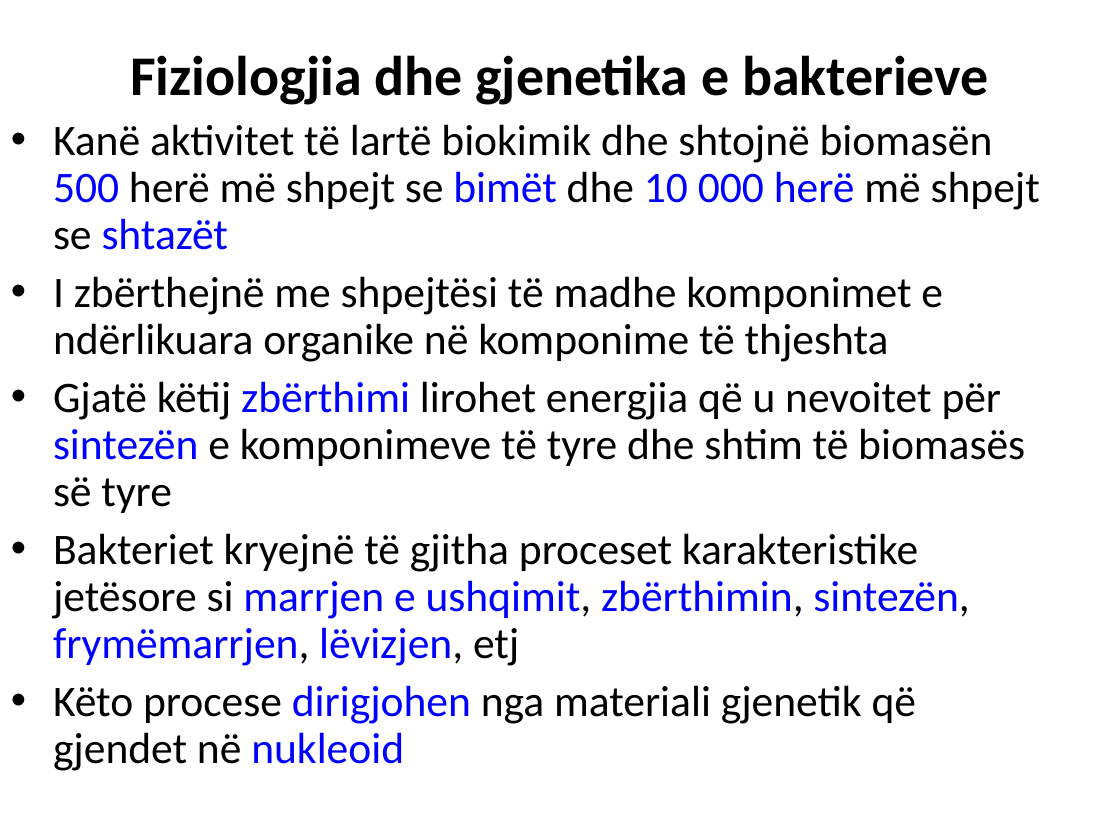
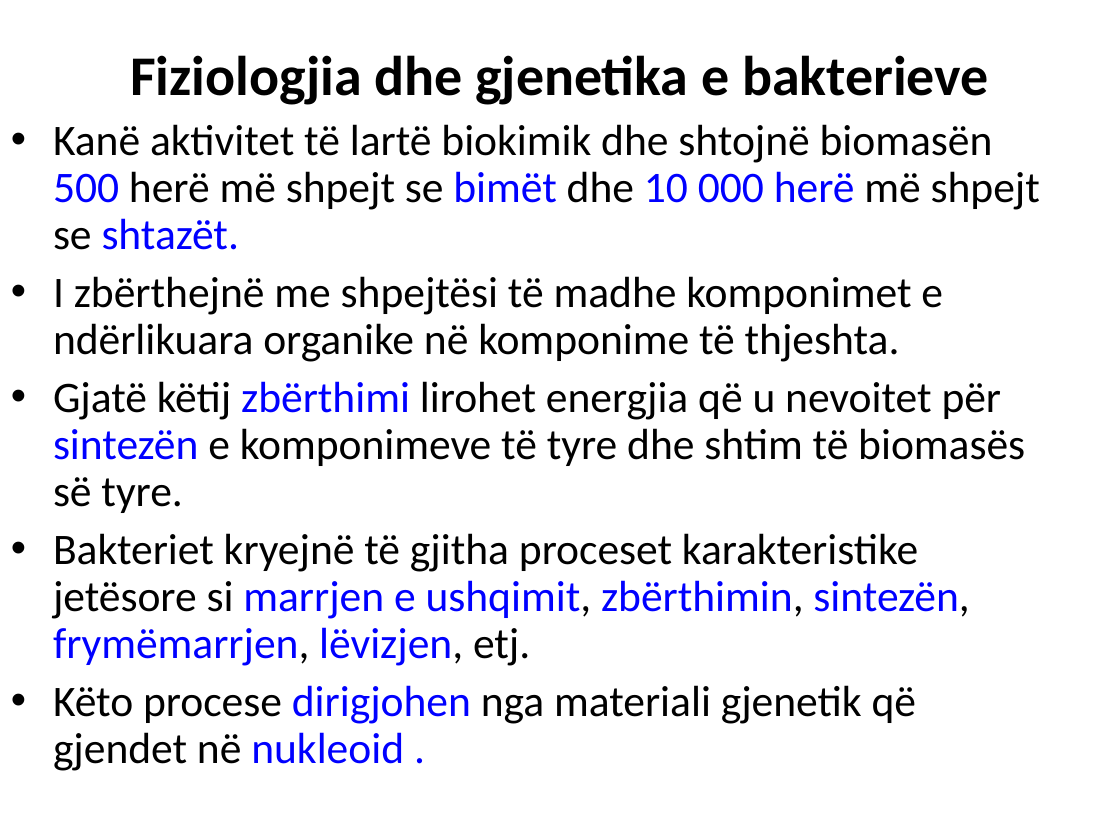
Before and after one commit to biologjia-aplikative/Biologjia-Aplikative, a slide deck: slide 17 of materiale/Klasa 11/2. BAKTERIET.ppt. Drawn at 1120x840 pixels with LibreOffice and Linux fonts; fonts in the diff are those of the drawing. Boxes give left, top, right and bottom in pixels: in the first picture for what was removed or moved away, otherwise in the second. Text is boxed around its words. In the diff, an @@ line names an element or a change of style, - is before the commit and + after.

```diff
--- a/materiale/Klasa 11/2. BAKTERIET.ppt
+++ b/materiale/Klasa 11/2. BAKTERIET.ppt
@@ text at [53,124,1040,771]: text changed @@
-• Kanë aktivitet të lartë biokimik dhe shtojnë biomasën 500 herë më shpejt se bimët dhe 10 000 herë më shpejt se shtazët
-• I zbërthejnë me shpejtësi të madhe komponimet e ndërlikuara organike në komponime të thjeshta
-• Gjatë këtij zbërthimi lirohet energjia që u nevoitet për sintezën e komponimeve të tyre dhe shtim të biomasës së tyre
-• Bakteriet kryejnë të gjitha proceset karakteristike jetësore si marrjen e ushqimit, zbërthimin, sintezën, frymëmarrjen, lëvizjen, etj
-• Këto procese dirigjohen nga materiali gjenetik që gjendet në nukleoid
+• Kanë aktivitet të lartë biokimik dhe shtojnë biomasën 500 herë më shpejt se bimët dhe 10 000 herë më shpejt se shtazët.
+• I zbërthejnë me shpejtësi të madhe komponimet e ndërlikuara organike në komponime të thjeshta.
+• Gjatë këtij zbërthimi lirohet energjia që u nevoitet për sintezën e komponimeve të tyre dhe shtim të biomasës së tyre.
+• Bakteriet kryejnë të gjitha proceset karakteristike jetësore si marrjen e ushqimit, zbërthimin, sintezën, frymëmarrjen, lëvizjen, etj.
+• Këto procese dirigjohen nga materiali gjenetik që gjendet në nukleoid .
```
Also in this commit, not shown: 20 other slides changed, 16 other files.
